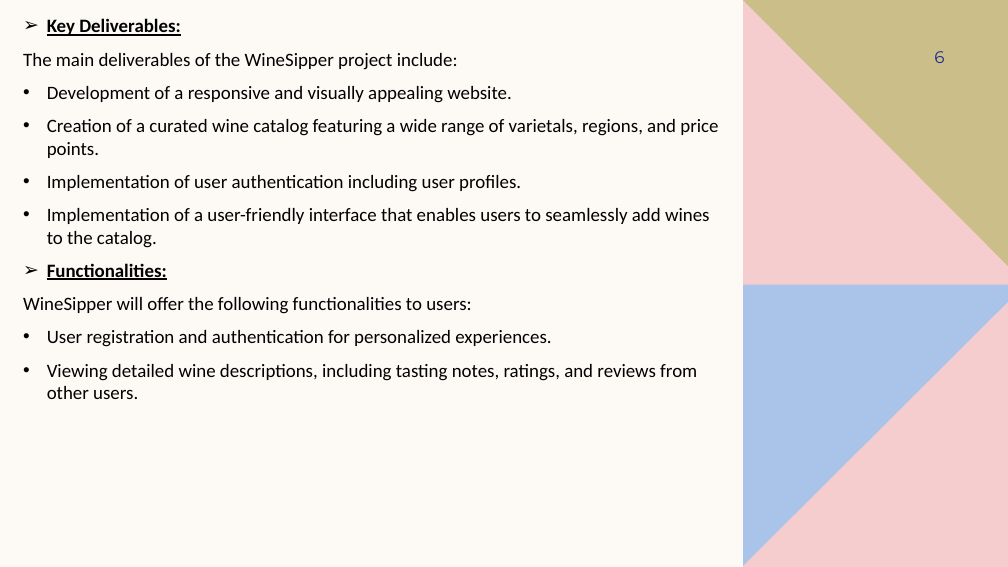
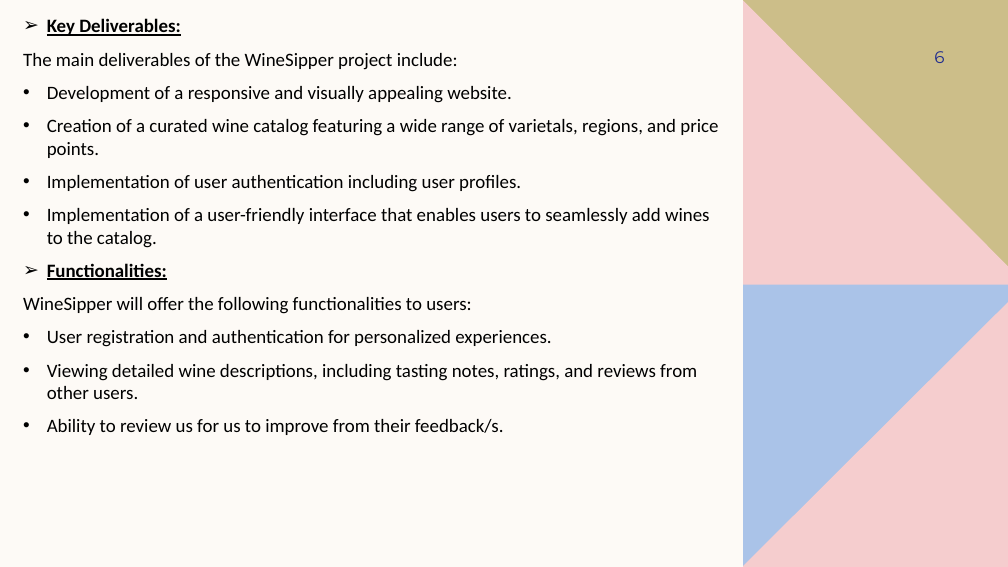
Before and after one commit to Satyamb-03/Web-Dev-WineSipper-, a slide deck: slide 6 of Project/WINE CATALOGUE.pptx. Drawn at 1008x567 pixels with LibreOffice and Linux fonts; fonts in the diff are those of the drawing. Boxes give left, top, right and bottom in pixels: in the first picture for what was removed or moved away, otherwise in the second. Text is boxed around its words. In the diff, an @@ line names an element or a change of style, - is before the commit and + after.

```diff
--- a/Project/WINE CATALOGUE.pptx
+++ b/Project/WINE CATALOGUE.pptx
@@ text at (47, 419, 504, 435): paragraph added @@
+• Ability to review us for us to improve from their feedback/s.
```
Also in this commit, not shown: 1 other slide changed.
